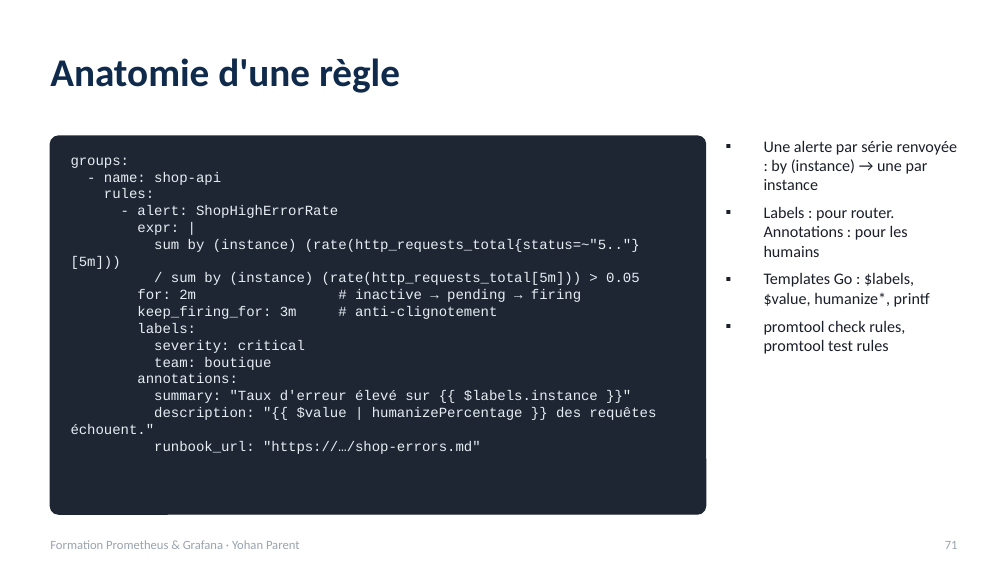
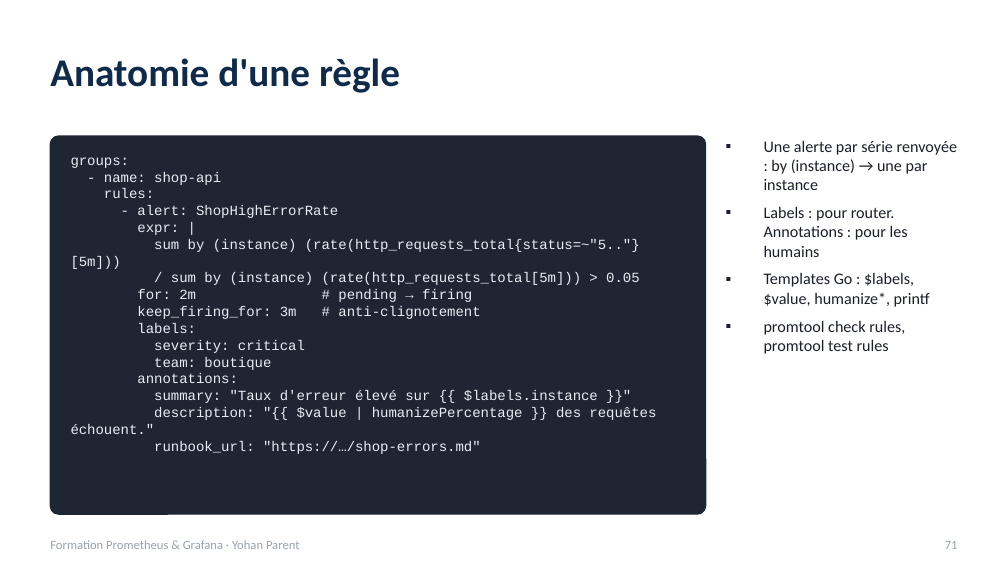
Before and after one commit to yparent/formation-observabilite-lab, a slide deck: slide 71 of docs/slides/Formation-Prometheus-Grafana.pptx. Drawn at 1008x567 pixels with LibreOffice and Linux fonts; fonts in the diff are those of the drawing. Boxes give left, top, right and bottom in pixels: in the first picture for what was removed or moved away, otherwise in the second. Text is boxed around its words. In the diff, an @@ line names an element or a change of style, - is before the commit and + after.

```diff
--- a/docs/slides/Formation-Prometheus-Grafana.pptx
+++ b/docs/slides/Formation-Prometheus-Grafana.pptx
@@ text at [137,289,472,302]: text changed @@
-for: 2m # inactive → pending → firing
+for: 2m # pending → firing
```
Also in this commit, not shown: 11 other slides changed, 1 slide added, 34 other files.
